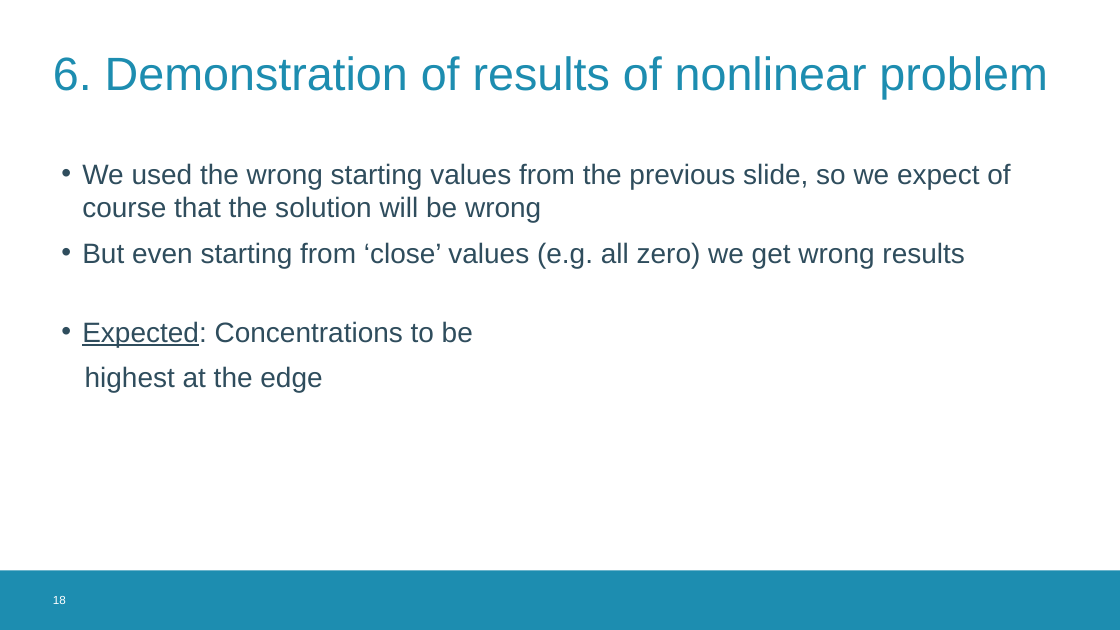
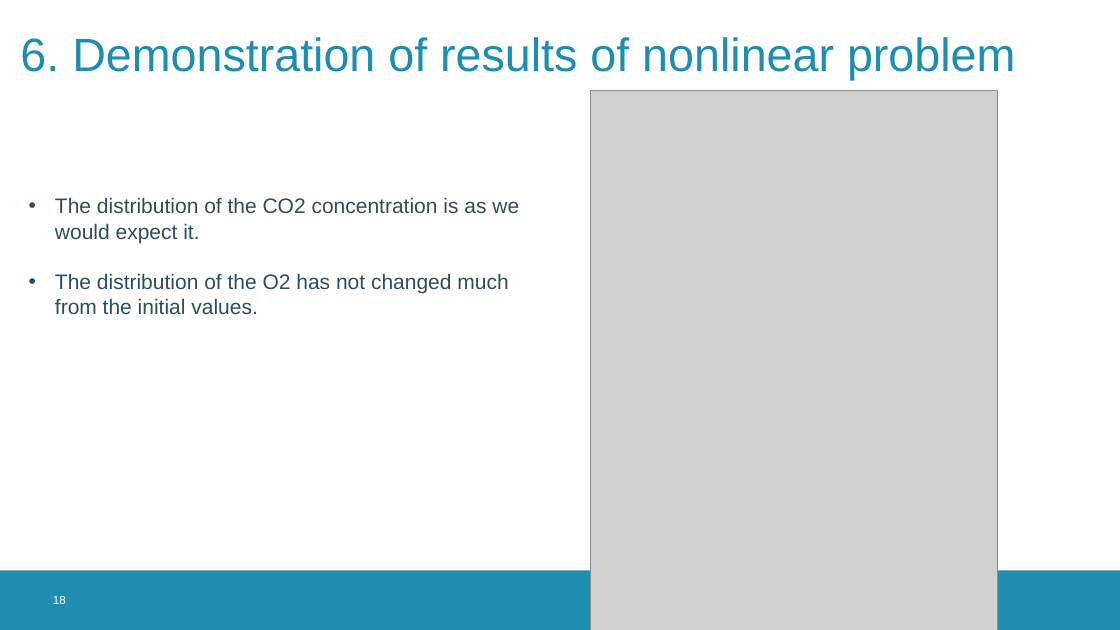
Before and after one commit to MichielDeKoninck/ThePearProject, a slide deck: slide 18 of PearProjectPresentation.pptx. Drawn at 1120x630 pixels with LibreOffice and Linux fonts; fonts in the diff are those of the drawing; grey boxes stand for pictures; background and template pictures are left out. Boxes give left, top, right and bottom in pixels: in the first picture for what was removed or moved away, otherwise in the second. Text is boxed around its words. In the diff, an @@ line names an element or a change of style, - is before the commit and + after.

```diff
--- a/PearProjectPresentation.pptx
+++ b/PearProjectPresentation.pptx
@@ title "6. Demonstration of results of ...": place and size @@
-title "6. Demonstration of results of ..." at bbox=[53, 56, 1047, 99]
+title "6. Demonstration of results of ..." at bbox=[20, 37, 1015, 80]
@@ picture added at bbox=[591, 91, 997, 630] @@
@@ text removed at bbox=[82, 163, 1010, 392] @@
-• We used the wrong starting values from the previous slide, so we expect of course that the solution will be wrong
-• But even starting from ‘close’ values (e.g. all zero) we get wrong results
-• Expected: Concentrations to be
-highest at the edge
@@ text added at bbox=[55, 197, 519, 314], 18 pt, text #2F4D5D @@
+• The distribution of the CO2 concentration is as we would expect it.
+• The distribution of the O2 has not changed much from the initial values.
```
Also in this commit, not shown: 5 other slides changed, 1 slide added, 15 other files.
